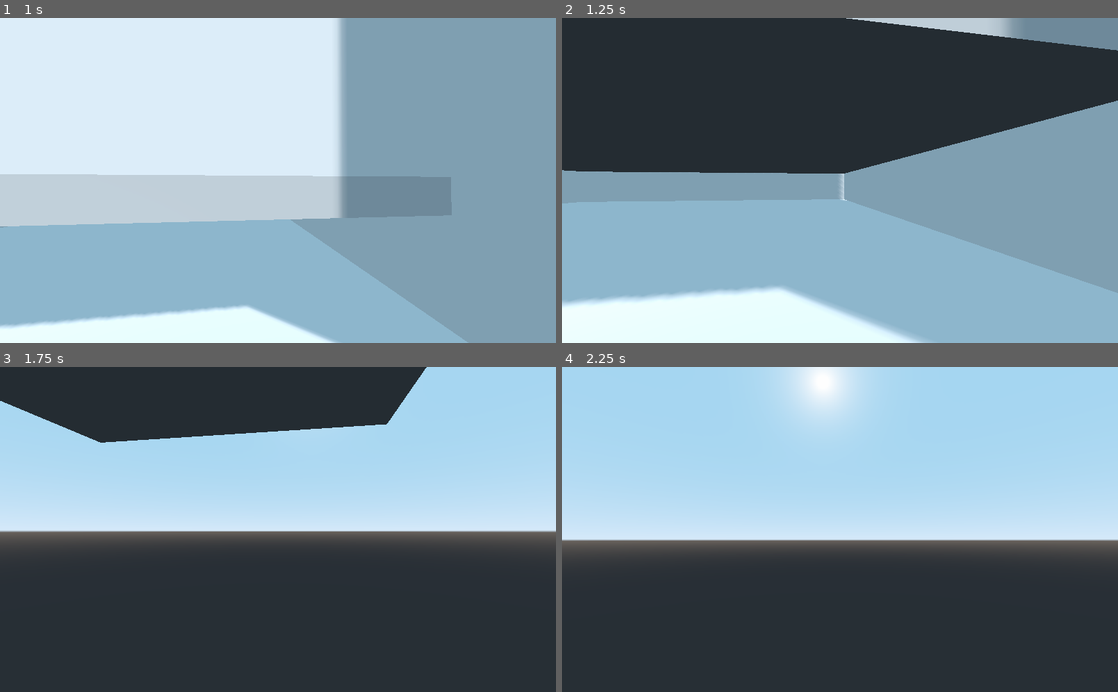
Above: before the commit, frames 1-4 (two rows, left to right).
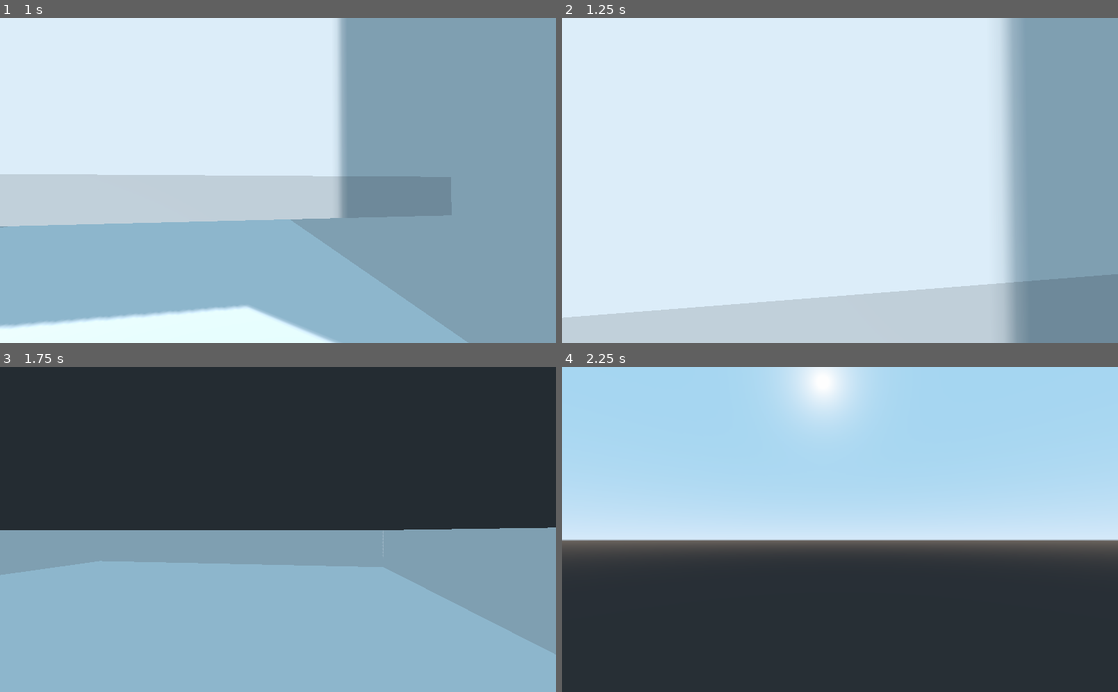
Above: after the commit, the same moments.

Repository: Woflje/DZC20
Game: Godot game, scene res://scenes/Main.tscn
The game is run twice, just before and just after one commit, with the same random seed, the same clock (stepped at 60 frames per second) and the same inputs.
Inputs (mouse positions are in pixels of both pictures, inside the frame that each line leads up to):
- Up to frame 1 (1 s): move the mouse to (305, 180) at 0.52 s; hold W (move_forward) from 0.53 s (still down); hold Space (jump) from 0.53 s (still down)
- Up to frame 2 (1.25 s): keep holding W (move_forward); keep holding Space (jump)
- Up to frame 3 (1.75 s): keep holding W (move_forward); move the mouse to (250, 529) at 1.27 s; release Space (jump) at 1.28 s; tap Space (jump) at 1.35, 1.52 s
- Up to frame 4 (2.25 s): keep holding W (move_forward); tap Space (jump) at 1.82 s; move the mouse to (851, 523) at 2.02 s; hold Space (jump) from 2.03 s (still down)

Frame 1 is identical in both runs. In frame 2, 87% of the frame differs, in the area x 0-100%, y 0-100%; in frame 3, 86%; in frame 4, nothing differs.

Commit message:
Player Infinte jump

Diff:
--- a/scenes/Player.gd
+++ b/scenes/Player.gd
@@ -43,7 +43,7 @@
 		direction.z += 1
 	if Input.is_action_pressed("move_forward"):
 		direction.z -= 1
-	if Input.is_action_just_pressed("jump") and is_on_floor():
+	if is_on_floor() and Input.is_action_pressed("jump"):
 		velocity.y += jump_impulse
 
 	if direction != Vector3.ZERO:
